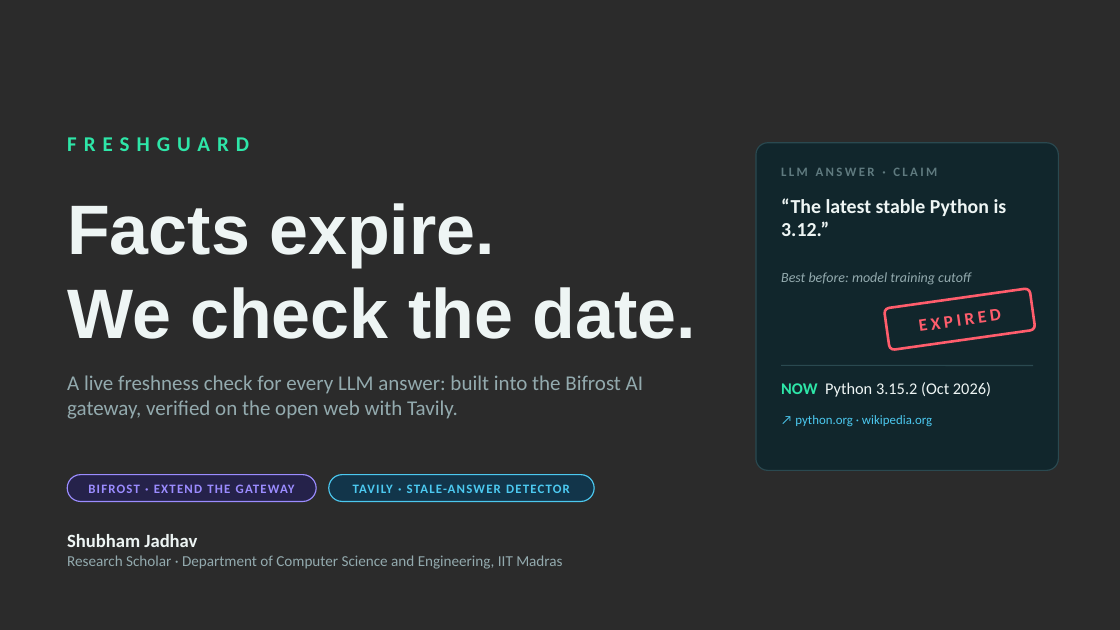
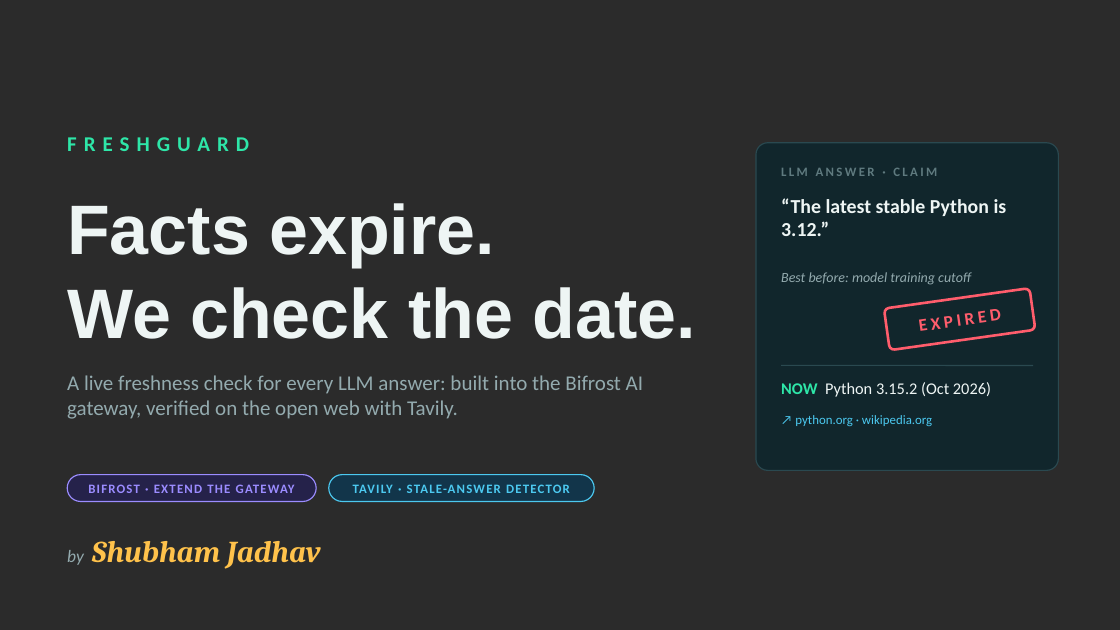
Before and after one commit to shubham-jadhav-FiatLux/freshguard, a slide deck: slide 1 of docs/FreshGuard_Pitch.pptx. Drawn at 1120x630 pixels with LibreOffice and Linux fonts; fonts in the diff are those of the drawing; background and template pictures are left out; a plain dark background stands for a picture behind light text. Boxes give left, top, right and bottom in pixels: in the first picture for what was removed or moved away, otherwise in the second. Text is boxed around its words. In the diff, an @@ line names an element or a change of style, - is before the commit and + after.

```diff
--- a/docs/FreshGuard_Pitch.pptx
+++ b/docs/FreshGuard_Pitch.pptx
@@ text "by Shubham Jadhav" at (67,541,321,568): vertical alignment top to middle @@
@@ text at (67,541,321,568): text changed; size 13 to 26 pt; font Calibri to Cambria; text colour #93AAAE to #FFC24B; bold on; italic on @@
-Shubham Jadhav
-Research Scholar · Department of Computer Science and Engineering, IIT Madras
+by Shubham Jadhav
```
Also in this commit, not shown: 11 other slides changed, 2 other files.
